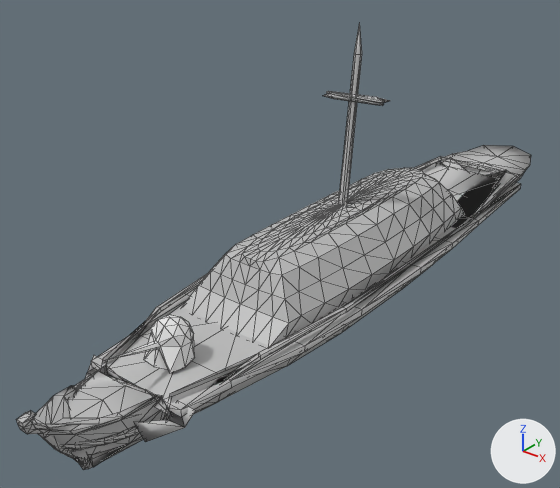
The COLLADA model art/meshes/structural/destroyer_arms.dae, before and after one commit.
Rendered twice from a 50 mm camera at (21.8, -32.8, 21.8) aimed at (-2.3, -2.6, 3.1). The axes (+X, +Y, +Z) are drawn at lower right. The lights are the same throughout. Mesh edges are drawn as thin lines. Where no turn or scale is listed for an object, it has been applied to the vertices.

In view in the first picture: 'ship.001', 'ship_arms'.
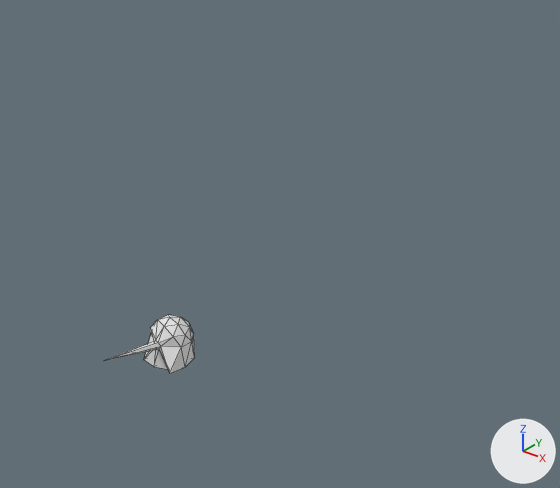
Boxes [x1, y1, x2, y2] around the edits, measured in the pictures (560 x 488 px):
'ship.001', deleted
    before: [17, 22, 531, 470]

The change in detail:
Object 'ship.001' (ob_ship_001) is deleted.
